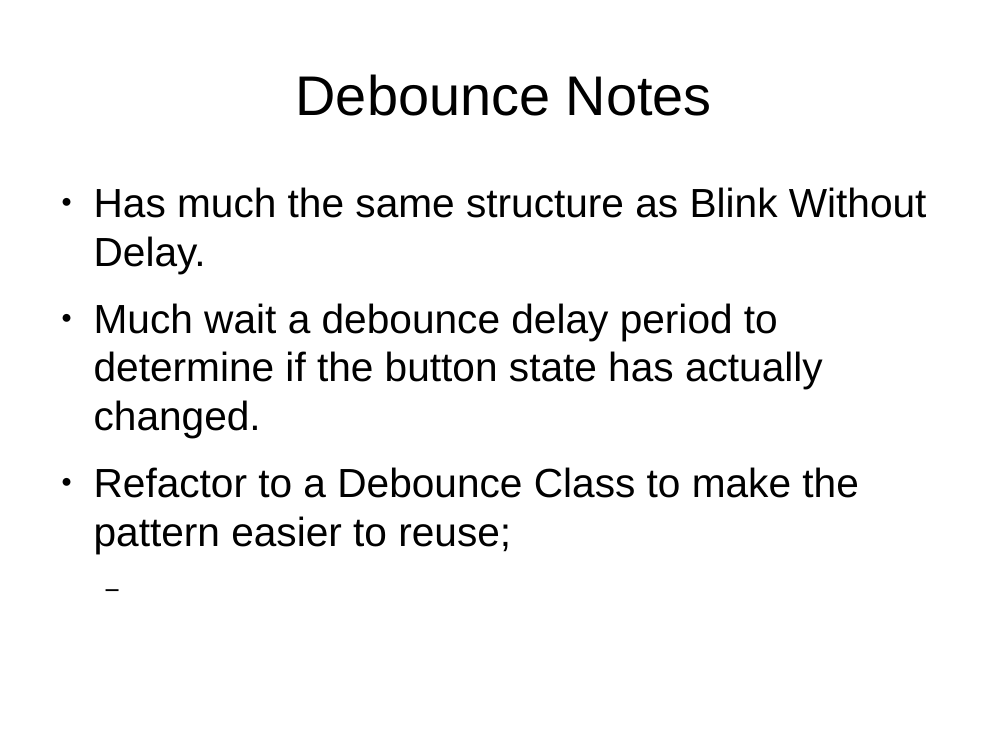
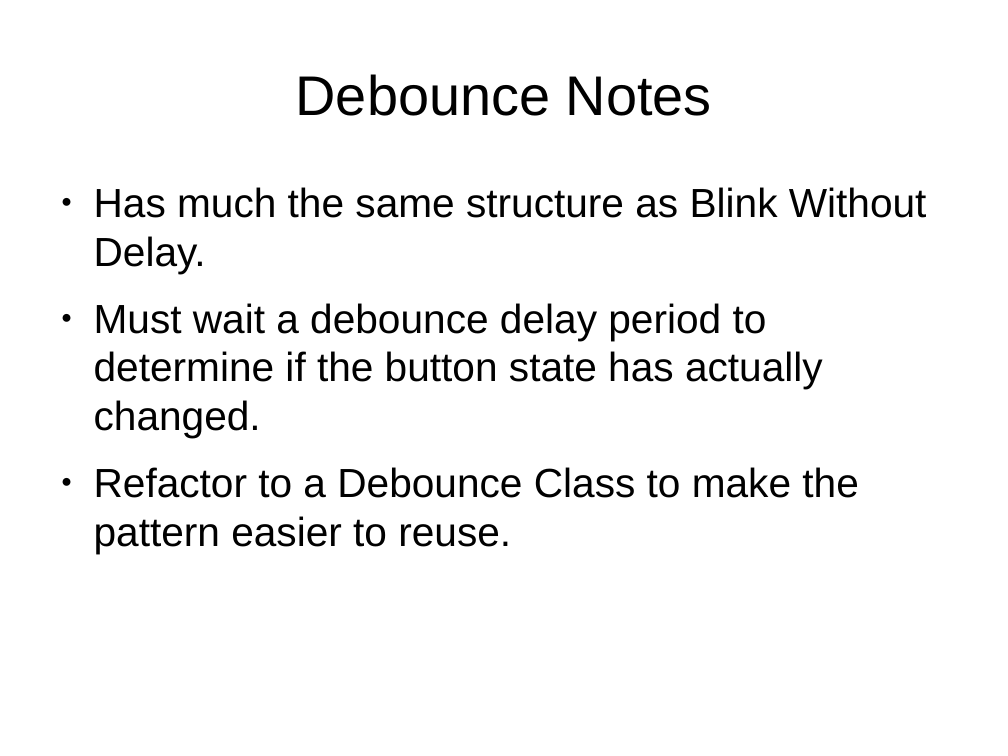
Before and after one commit to mikaelpatel/Cosa-Dolce, a slide deck: slide 12 of Lessons/00.Arduino-examples/02.Digital/Digital.odp (slide 11 before the commit). Drawn at 1008x756 pixels with LibreOffice and Linux fonts; fonts in the diff are those of the drawing. Boxes give left, top, right and bottom in pixels: in the first picture for what was removed or moved away, otherwise in the second. Text is boxed around its words. In the diff, an @@ line names an element or a change of style, - is before the commit and + after.

```diff
--- a/Lessons/00.Arduino-examples/02.Digital/Digital.odp
+++ b/Lessons/00.Arduino-examples/02.Digital/Digital.odp
@@ text at (94, 303, 858, 553): text changed @@
-● Much wait a debounce delay period to determine if the button state has actually changed.
-● Refactor to a Debounce Class to make the pattern easier to reuse;
+● Must wait a debounce delay period to determine if the button state has actually changed.
+● Refactor to a Debounce Class to make the pattern easier to reuse.
```
Also in this commit, not shown: 3 other slides changed, 1 slide added, 1 other file.
